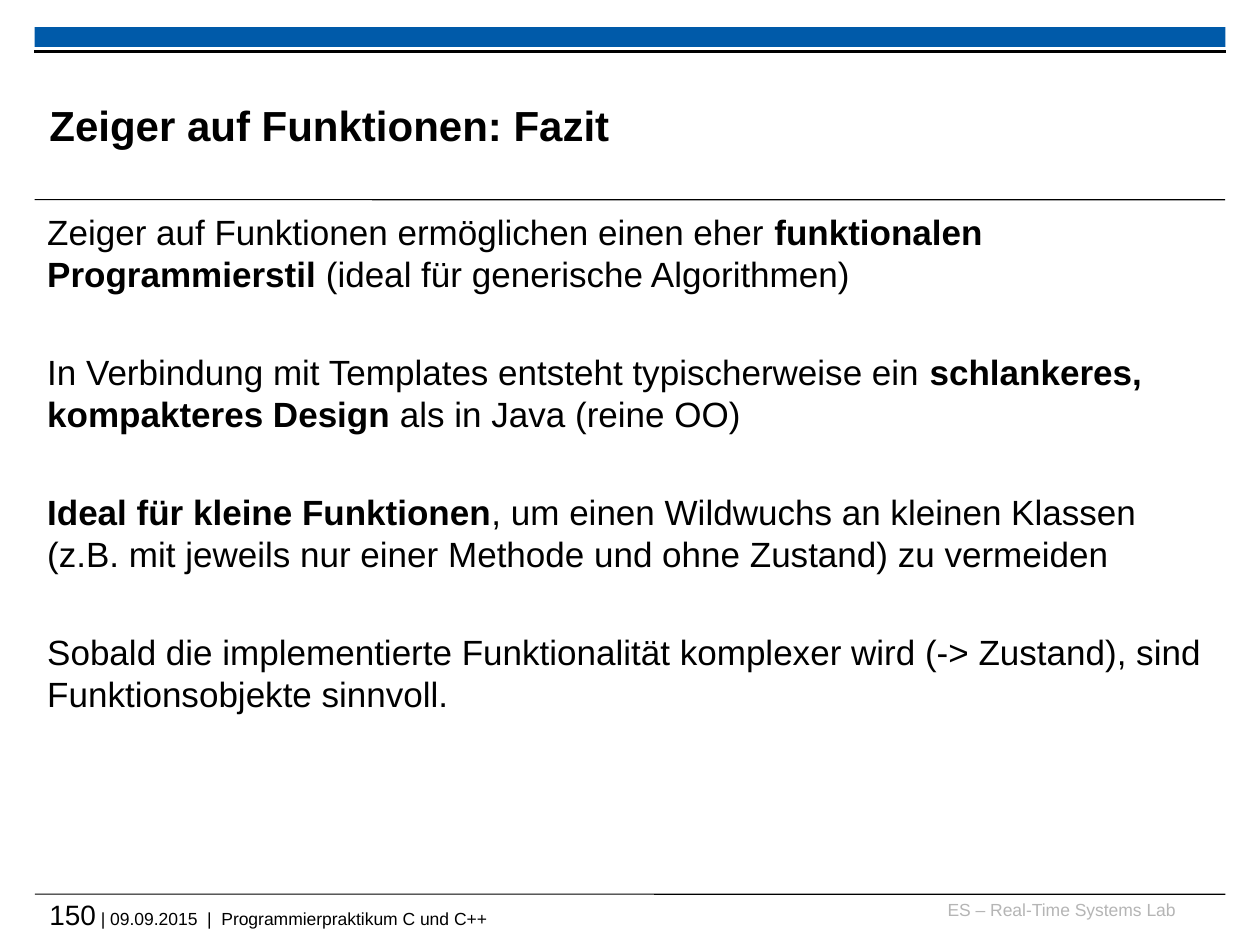
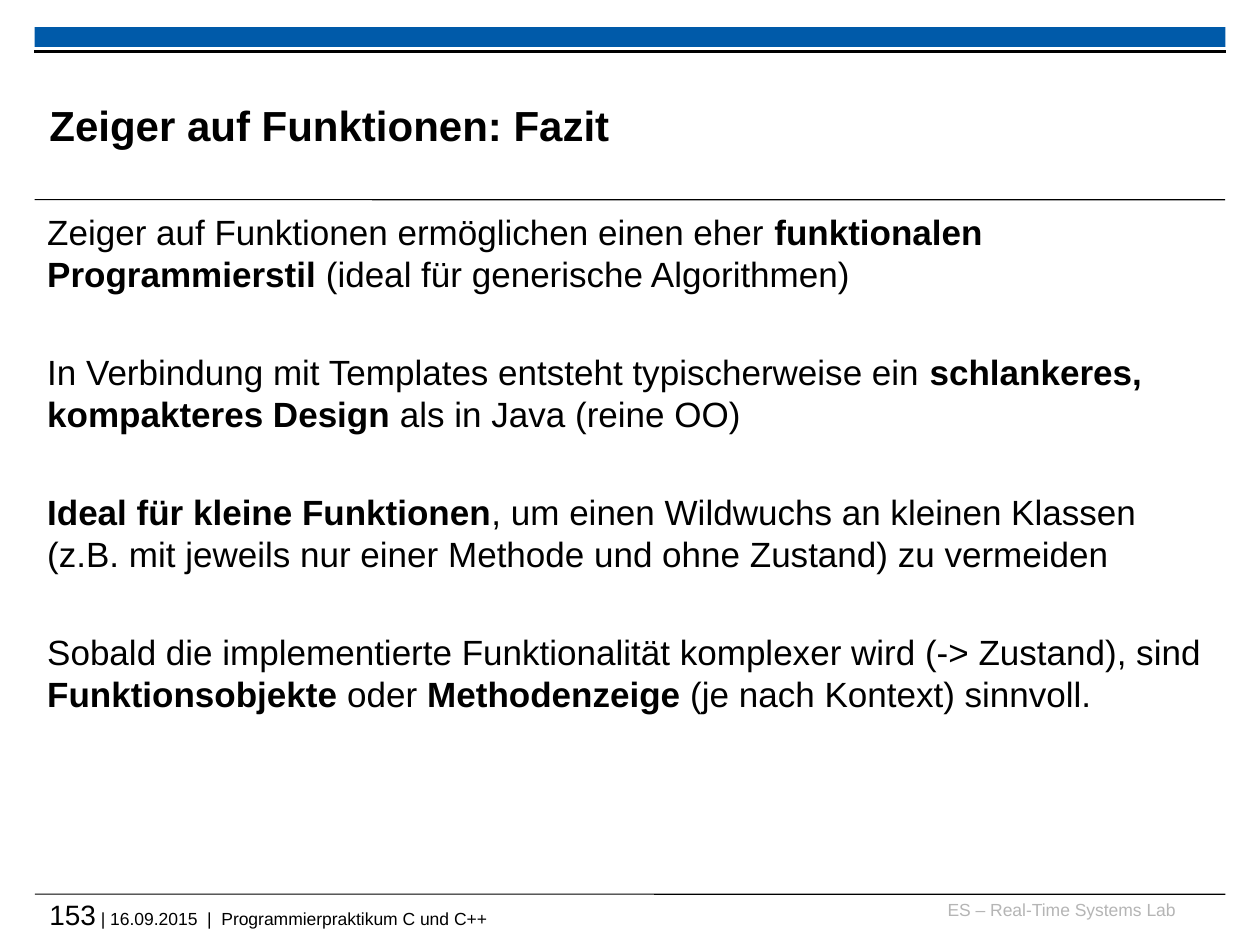
Before and after one commit to h82k/tud-cppp, a slide deck: slide 153 of cppp_lecture.pptx (slide 150 before the commit). Drawn at 1260x945 pixels with LibreOffice and Linux fonts; fonts in the diff are those of the drawing; background and template pictures are left out. Boxes give left, top, right and bottom in pixels: in the first picture for what was removed or moved away, otherwise in the second. Text is boxed around its words. In the diff, an @@ line names an element or a change of style, - is before the commit and + after.

```diff
--- a/cppp_lecture.pptx
+++ b/cppp_lecture.pptx
@@ text at <box>47,639,1200,714</box>: text changed @@
-Sobald die implementierte Funktionalität komplexer wird (-> Zustand), sind Funktionsobjekte sinnvoll.
+Sobald die implementierte Funktionalität komplexer wird (-> Zustand), sind Funktionsobjekte oder Methodenzeige (je nach Kontext) sinnvoll.
@@ text at <box>49,905,487,929</box>: text changed @@
-150 | 09.09.2015 | Programmierpraktikum C und C++
+153 | 16.09.2015 | Programmierpraktikum C und C++
```
Also in this commit, not shown: 28 other slides changed, 5 slides added, 3 slides removed.
